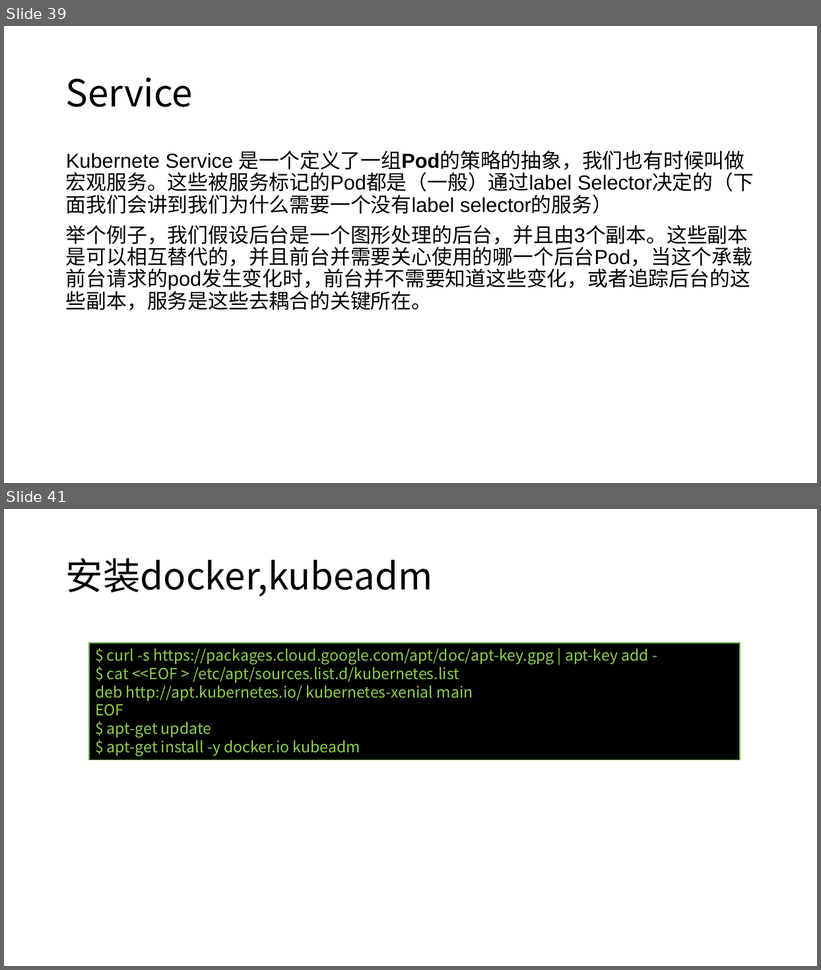
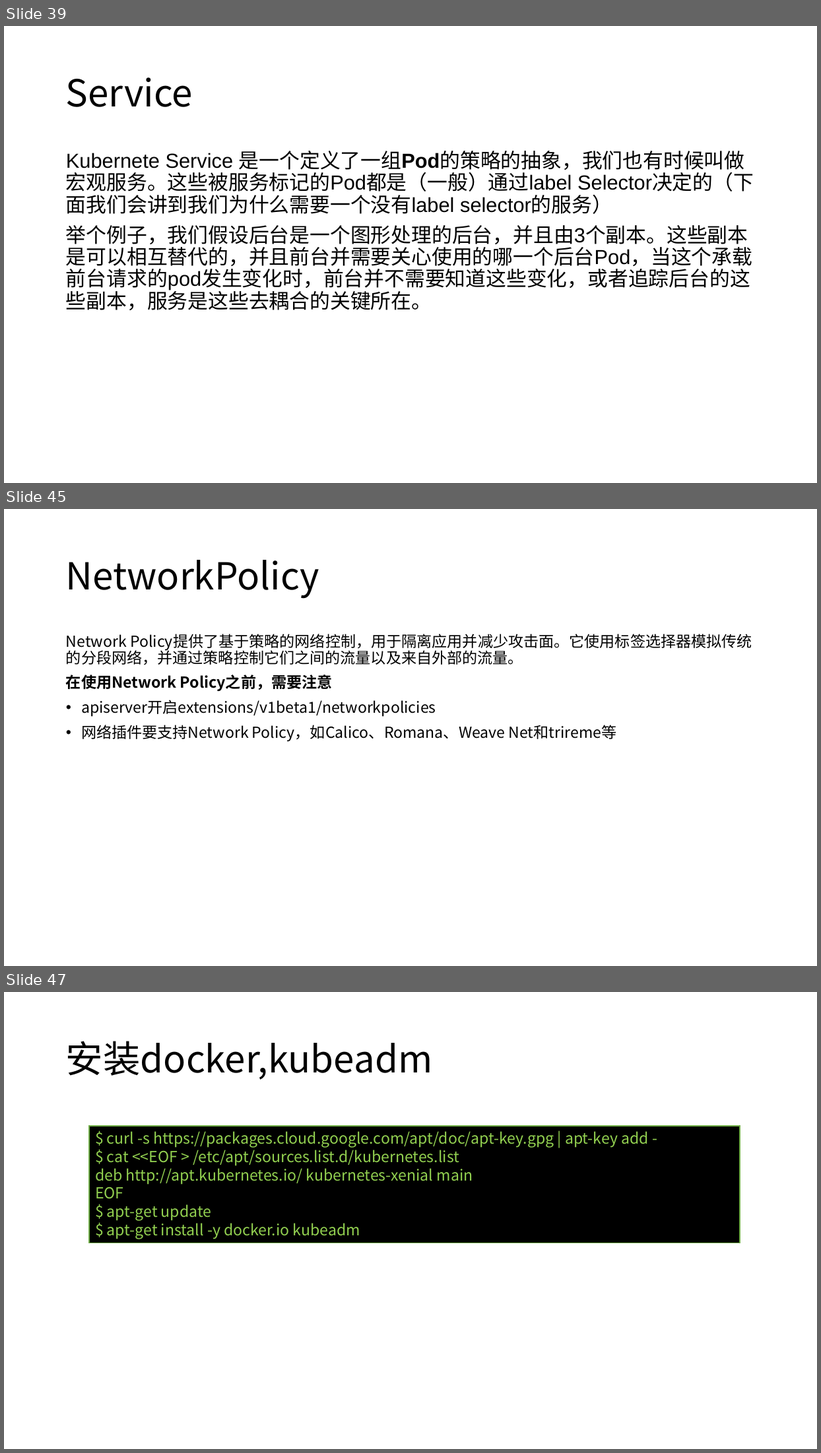
Before and after one commit to axzxs2001/Asp.NetCoreExperiment, a slide deck: Asp.NetCoreExperiment/kubernetes/kubernetes.pptx. Shown one above the other, each under a label of ours: slides 39 and 41 before the commit, slides 39, 45 and 47 after it; the slides between them are not shown. The pictures are 821x970 and 821x1453 pixels, drawn with LibreOffice and Linux fonts; fonts in the diff are those of the drawing; background and template pictures are left out. Boxes give left, top, right and bottom in pixels: in the first picture for what was removed or moved away, otherwise in the second. Text is boxed around its words. In the diff, an @@ line names an element or a change of style, - is before the commit and + after.

```diff
--- a/Asp.NetCoreExperiment/kubernetes/kubernetes.pptx
+++ b/Asp.NetCoreExperiment/kubernetes/kubernetes.pptx
@@ slide 45 added at [4, 509, 817, 966], background #FFFFFF @@
@@ title added at [66, 560, 319, 599], 44 pt, text #000000 @@
+NetworkPolicy
@@ text added at [66, 634, 752, 742], 18 pt, text #000000 @@
+Network Policy提供了基于策略的网络控制，用于隔离应用并减少攻击面。它使用标签选择器模拟传统的分段网络，并通过策略控制它们之间的流量以及来自外部的流量。
+在使用Network Policy之前，需要注意
+• apiserver开启extensions/v1beta1/networkpolicies
+• 网络插件要支持Network Policy，如Calico、Romana、Weave Net和trireme等
@@ what was slide 41 is now slide 47 @@
```
Also in this commit, not shown: 1 slide changed, 5 other slides added.
